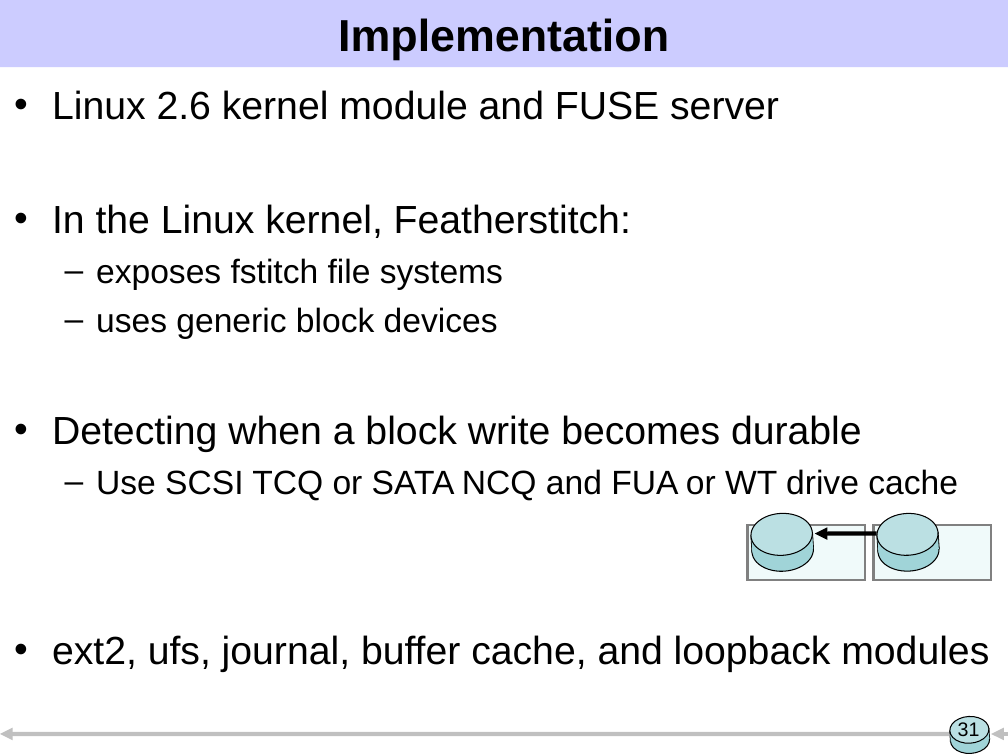
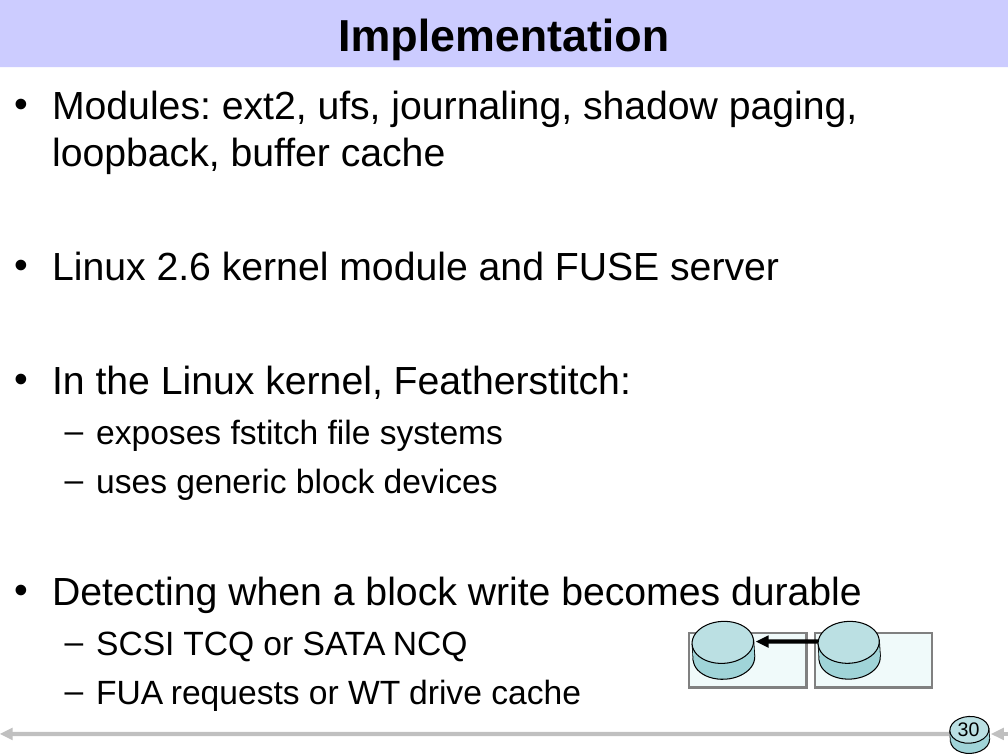
Before and after one commit to ucla-readable/fstitch-doc, a slide deck: slide 30 of sosp/pres.ppt (slide 31 before the commit). Drawn at 1008x756 pixels with LibreOffice and Linux fonts; fonts in the diff are those of the drawing. Boxes give left, top, right and bottom in pixels: in the first picture for what was removed or moved away, otherwise in the second. Text is boxed around its words. In the diff, an @@ line names an element or a change of style, - is before the commit and + after.

```diff
--- a/sosp/pres.ppt
+++ b/sosp/pres.ppt
@@ text at [52, 90, 857, 174]: paragraph added @@
+• Modules: ext2, ufs, journaling, shadow paging, loopback, buffer cache
@@ text at [96, 631, 581, 711]: text changed; size 28 to 24 pt @@
-  – Use SCSI TCQ or SATA NCQ and FUA or WT drive cache
-• ext2, ufs, journal, buffer cache, and loopback modules
+  – SCSI TCQ or SATA NCQ
+  – FUA requests or WT drive cache
@@ ellipse: place and size @@
-ellipse at [751, 528, 815, 573]
+ellipse at [692, 635, 756, 681]
@@ 6 rectangles, 2 ellipses, 1 arrow: place and size @@
-6 rectangles, 2 ellipses, 1 arrow at [748, 511, 992, 580]
+6 rectangles, 2 ellipses, 1 arrow at [688, 619, 932, 687]
@@ ellipse: place and size @@
-ellipse at [877, 528, 941, 572]
+ellipse at [818, 635, 882, 681]
@@ page number at [958, 722, 980, 741]: text changed @@
-31
+30
```
Also in this commit, not shown: 23 other slides changed, 3 slides added, 2 slides removed.
